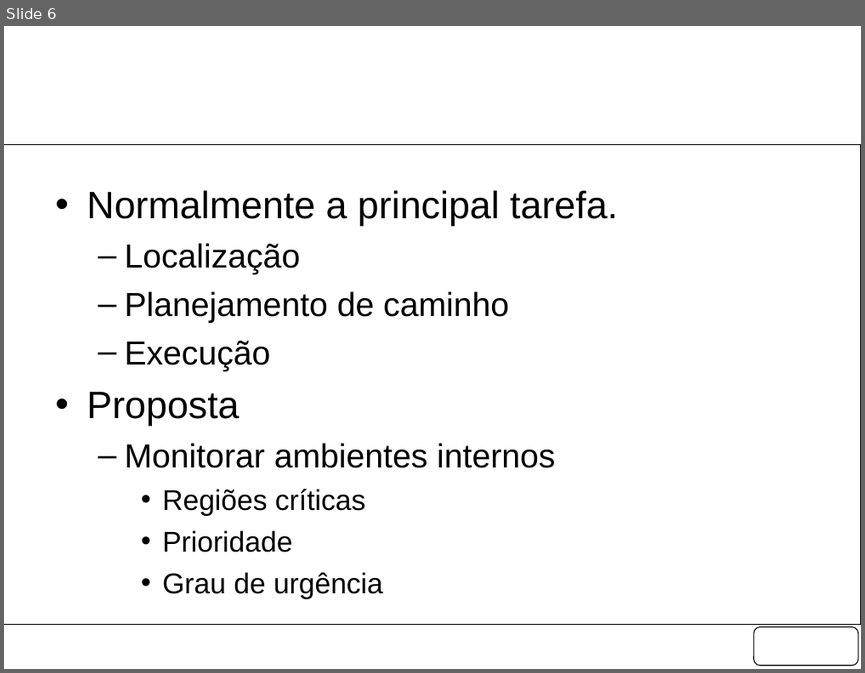
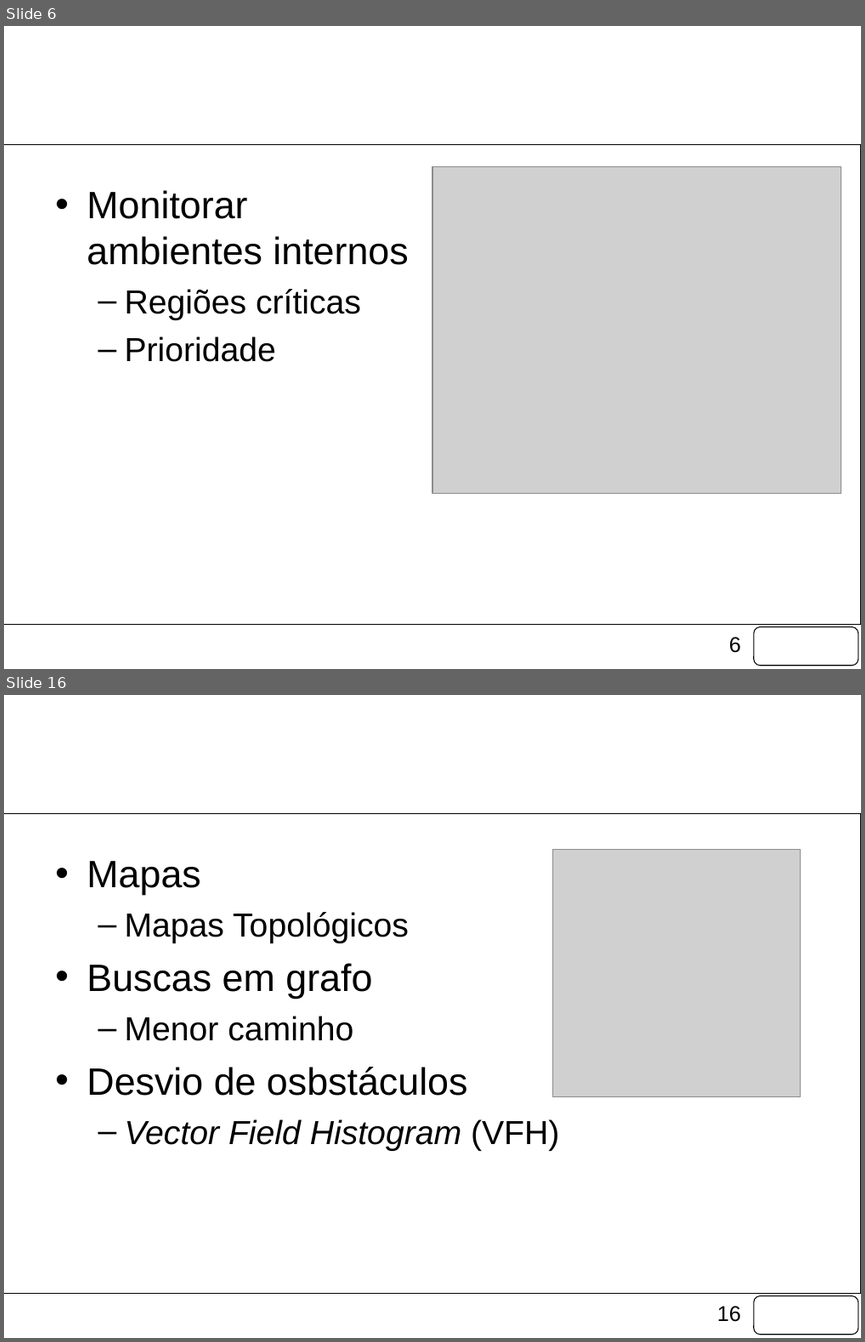
Before and after one commit to fongoses/robo2, a slide deck: documentos/Apresentação Março.pptx. Shown one above the other, each under a label of ours: slide 6 before the commit, slides 6 and 16 after it; the slides between them are not shown. The pictures are 865x673 and 865x1342 pixels, drawn with LibreOffice and Linux fonts; fonts in the diff are those of the drawing; grey boxes stand for pictures; background and template pictures are left out. Boxes give left, top, right and bottom in pixels: in the first picture for what was removed or moved away, otherwise in the second. Text is boxed around its words. In the diff, an @@ line names an element or a change of style, - is before the commit and + after.

```diff
--- a/documentos/Apresentação Março.pptx
+++ b/documentos/Apresentação Março.pptx
@@ slide 16 added at [4,695,861,1338], background picture (left out); not listed: 3 template elements that a slide beside it also shows @@
@@ title added at [46,721,817,827], 44 pt, text #FFFFFF @@
+Projeto
@@ text added at [86,861,559,1151], 28 pt, text #000000 @@
+• Mapas
+  – Mapas Topológicos
+• Buscas em grafo
+  – Menor caminho
+• Desvio de osbstáculos
+  – Vector Field Histogram (VFH)
@@ picture added at [553,849,800,1097] @@
@@ slide 6 changed as well @@
@@ text "Monitorar ambientes internos" at [86,190,408,362]: size 28 to 32 pt in "Monitorar ambientes internos"; size 24 to 28 pt in "Regiões críticas", "Prioridade"; bullet – to •; list level 2 to 1 in "Monitorar ambientes internos"; bullet • to –; list level 3 to 2 in "Regiões críticas"; list level 3 to 2 in "Prioridade" @@
@@ picture added at [432,166,841,493] @@
@@ text at [86,190,618,426]: paragraphs removed @@
-• Normalmente a principal tarefa.
-  – Localização
-  – Planejamento de caminho
-  – Execução
-• Proposta
@@ text at [162,572,383,599]: paragraph removed @@
-    • Grau de urgência
@@ page number added at [729,636,741,652], 18 pt, text #000000 @@
+6
```
Also in this commit, not shown: 15 other slides changed, 10 other slides added, 1 slide removed, 15 other files.
